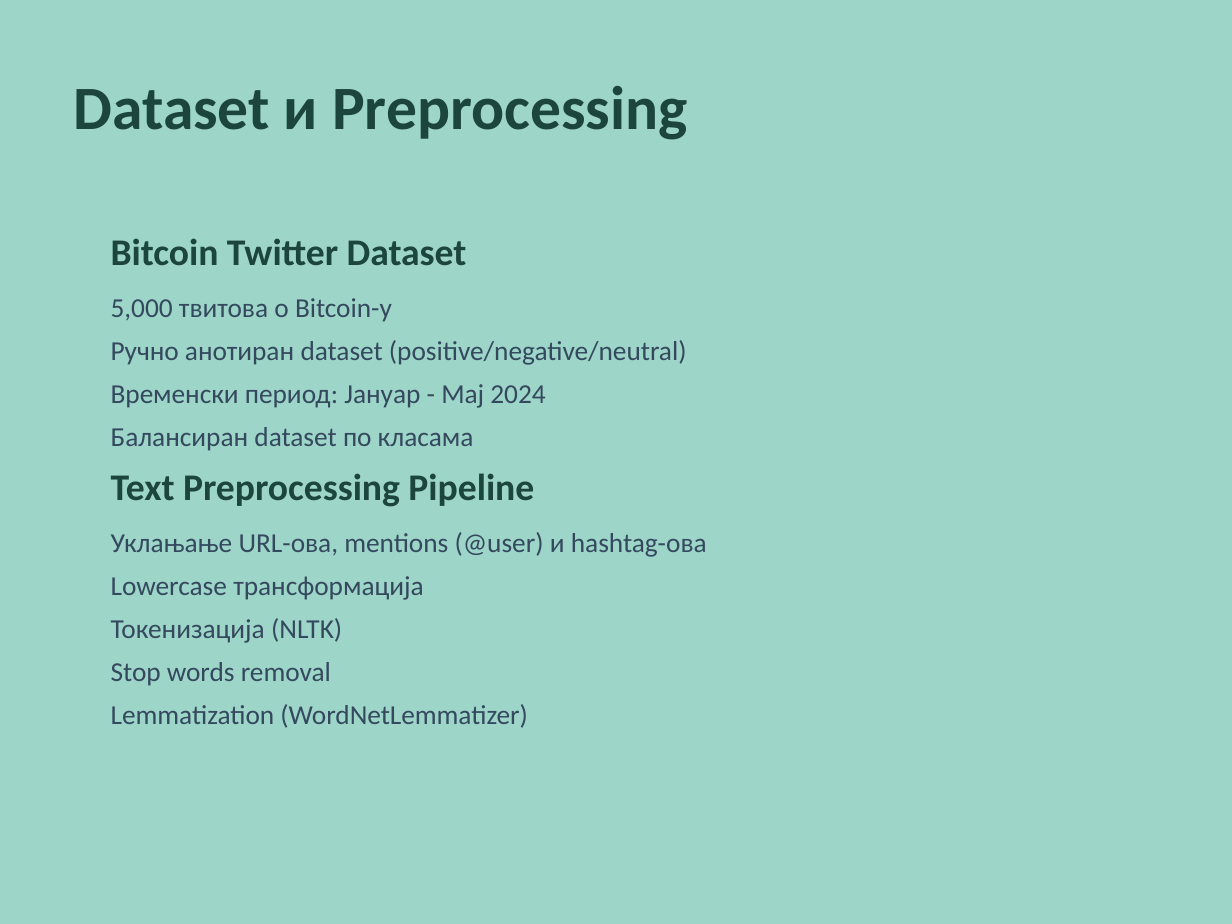
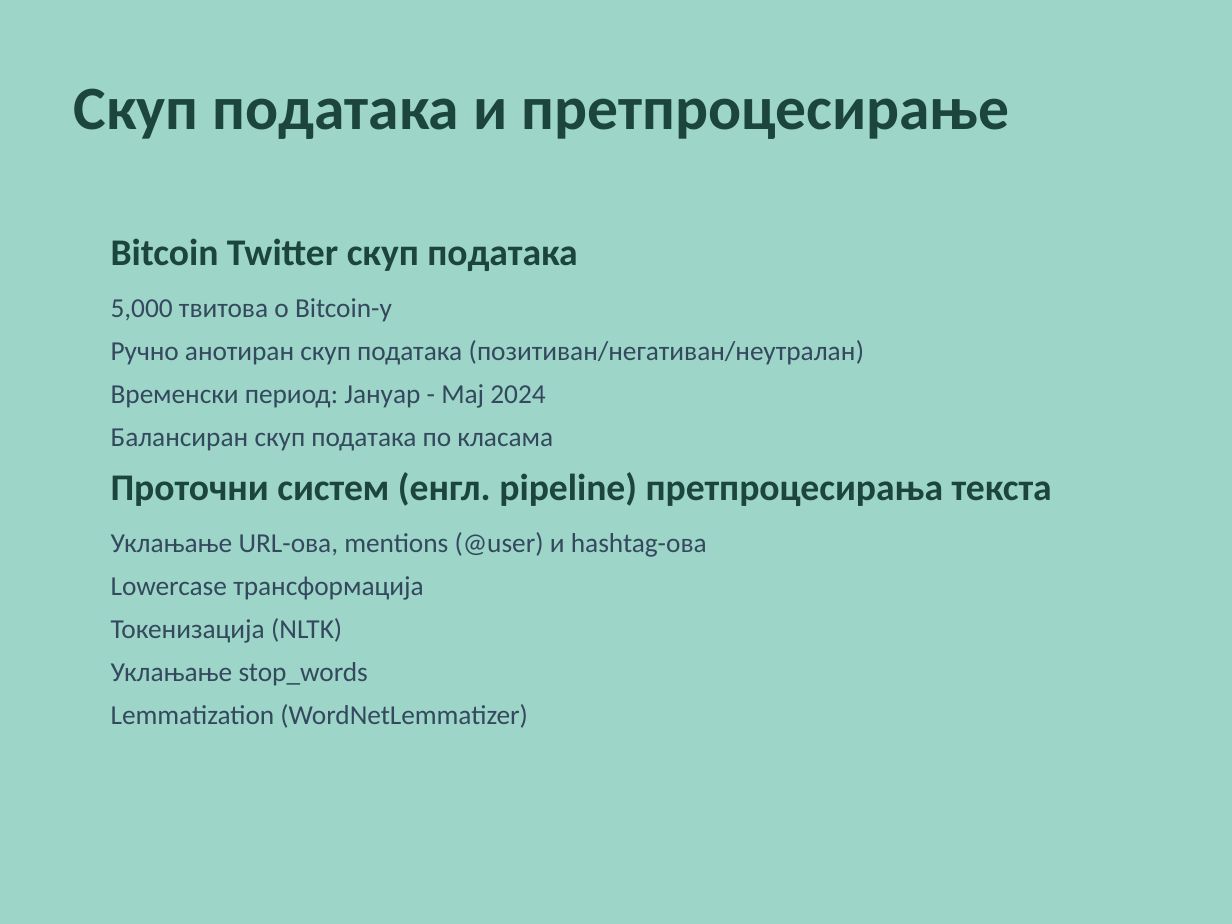
Before and after one commit to borisletic/diplomski, a slide deck: slide 6 of Prezentacija_Diplomski_Boris_Letic_RA_207_2021.pptx. Drawn at 1232x924 pixels with LibreOffice and Linux fonts; fonts in the diff are those of the drawing. Boxes give left, top, right and bottom in pixels: in the first picture for what was removed or moved away, otherwise in the second. Text is boxed around its words. In the diff, an @@ line names an element or a change of style, - is before the commit and + after.

```diff
--- a/Prezentacija_Diplomski_Boris_Letic_RA_207_2021.pptx
+++ b/Prezentacija_Diplomski_Boris_Letic_RA_207_2021.pptx
@@ text at [74, 88, 1009, 139]: text changed @@
-Dataset и Preprocessing
+Скуп података и претпроцесирање
@@ text at [111, 238, 577, 271]: text changed @@
-Bitcoin Twitter Dataset
+Bitcoin Twitter скуп података
@@ text at [111, 340, 864, 365]: text changed @@
-Ручно анотиран dataset (positive/negative/neutral)
+Ручно анотиран скуп података (позитиван/негативан/неутралан)
@@ text at [111, 428, 1052, 506]: text changed; size 16 to 22 pt; text colour #34495E to #1C453D; bold on @@
-Балансиран dataset по класама
-Text Preprocessing Pipeline
+Балансиран скуп података по класама
+Проточни систем (енгл. pipeline) претпроцесирања текста
@@ text at [111, 662, 368, 686]: text changed @@
-Stop words removal
+Уклањање stop_words
```
Also in this commit, not shown: 10 other slides changed, 1 other file.
